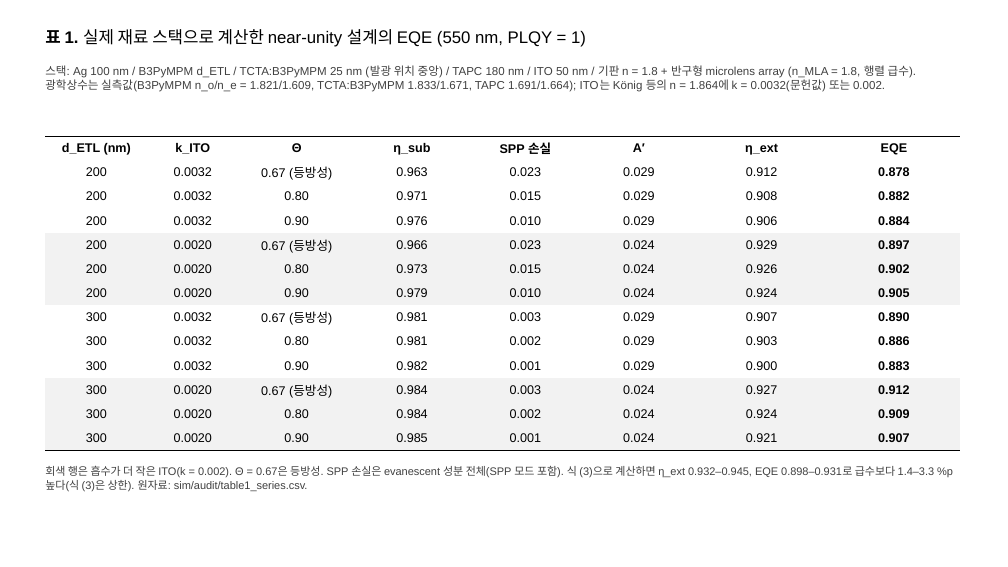
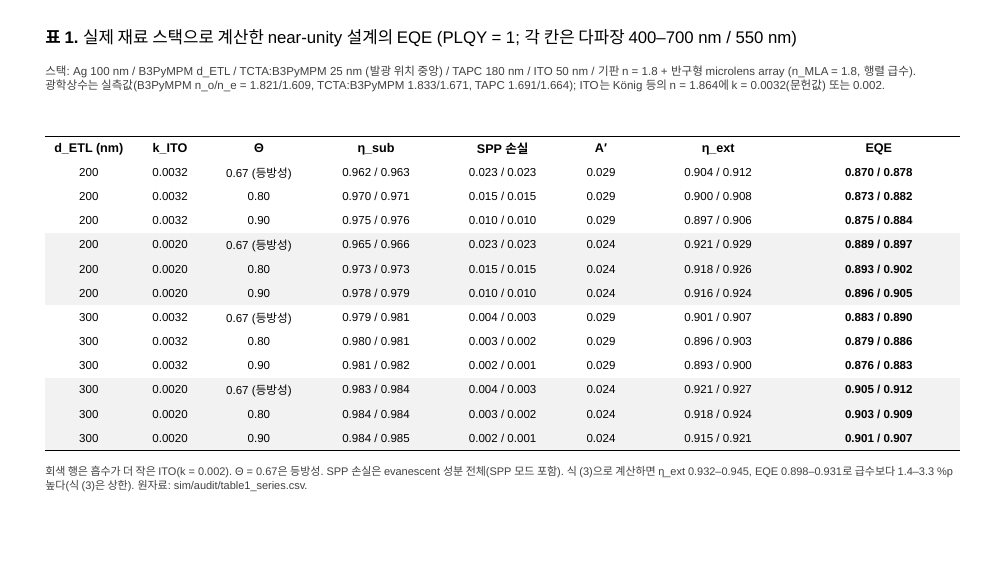
Before and after one commit to jjoono/OLED-, a slide deck: slide 1 of figures/table1/table1.pptx. Drawn at 1008x567 pixels with LibreOffice and Linux fonts; fonts in the diff are those of the drawing. Boxes give left, top, right and bottom in pixels: in the first picture for what was removed or moved away, otherwise in the second. Text is boxed around its words. In the diff, an @@ line names an element or a change of style, - is before the commit and + after.

```diff
--- a/figures/table1/table1.pptx
+++ b/figures/table1/table1.pptx
@@ text at [45, 29, 797, 47]: text changed @@
-표 1. 실제 재료 스택으로 계산한 near-unity 설계의 EQE (550 nm, PLQY = 1)
+표 1. 실제 재료 스택으로 계산한 near-unity 설계의 EQE (PLQY = 1; 각 칸은 다파장 400–700 nm / 550 nm)
@@ table at [45, 136, 960, 451] @@
-row 2: 200 | 0.0032 | 0.67 (등방성) | 0.963 | 0.023 | 0.029 | 0.912 | 0.878
+row 2: 200 | 0.0032 | 0.67 (등방성) | 0.962 / 0.963 | 0.023 / 0.023 | 0.029 | 0.904 / 0.912 | 0.870 / 0.878
-row 3: 200 | 0.0032 | 0.80 | 0.971 | 0.015 | 0.029 | 0.908 | 0.882
+row 3: 200 | 0.0032 | 0.80 | 0.970 / 0.971 | 0.015 / 0.015 | 0.029 | 0.900 / 0.908 | 0.873 / 0.882
-row 4: 200 | 0.0032 | 0.90 | 0.976 | 0.010 | 0.029 | 0.906 | 0.884
+row 4: 200 | 0.0032 | 0.90 | 0.975 / 0.976 | 0.010 / 0.010 | 0.029 | 0.897 / 0.906 | 0.875 / 0.884
-row 5: 200 | 0.0020 | 0.67 (등방성) | 0.966 | 0.023 | 0.024 | 0.929 | 0.897
+row 5: 200 | 0.0020 | 0.67 (등방성) | 0.965 / 0.966 | 0.023 / 0.023 | 0.024 | 0.921 / 0.929 | 0.889 / 0.897
-row 6: 200 | 0.0020 | 0.80 | 0.973 | 0.015 | 0.024 | 0.926 | 0.902
+row 6: 200 | 0.0020 | 0.80 | 0.973 / 0.973 | 0.015 / 0.015 | 0.024 | 0.918 / 0.926 | 0.893 / 0.902
-row 7: 200 | 0.0020 | 0.90 | 0.979 | 0.010 | 0.024 | 0.924 | 0.905
+row 7: 200 | 0.0020 | 0.90 | 0.978 / 0.979 | 0.010 / 0.010 | 0.024 | 0.916 / 0.924 | 0.896 / 0.905
-row 8: 300 | 0.0032 | 0.67 (등방성) | 0.981 | 0.003 | 0.029 | 0.907 | 0.890
+row 8: 300 | 0.0032 | 0.67 (등방성) | 0.979 / 0.981 | 0.004 / 0.003 | 0.029 | 0.901 / 0.907 | 0.883 / 0.890
-row 9: 300 | 0.0032 | 0.80 | 0.981 | 0.002 | 0.029 | 0.903 | 0.886
+row 9: 300 | 0.0032 | 0.80 | 0.980 / 0.981 | 0.003 / 0.002 | 0.029 | 0.896 / 0.903 | 0.879 / 0.886
-row 10: 300 | 0.0032 | 0.90 | 0.982 | 0.001 | 0.029 | 0.900 | 0.883
+row 10: 300 | 0.0032 | 0.90 | 0.981 / 0.982 | 0.002 / 0.001 | 0.029 | 0.893 / 0.900 | 0.876 / 0.883
-row 11: 300 | 0.0020 | 0.67 (등방성) | 0.984 | 0.003 | 0.024 | 0.927 | 0.912
+row 11: 300 | 0.0020 | 0.67 (등방성) | 0.983 / 0.984 | 0.004 / 0.003 | 0.024 | 0.921 / 0.927 | 0.905 / 0.912
-row 12: 300 | 0.0020 | 0.80 | 0.984 | 0.002 | 0.024 | 0.924 | 0.909
+row 12: 300 | 0.0020 | 0.80 | 0.984 / 0.984 | 0.003 / 0.002 | 0.024 | 0.918 / 0.924 | 0.903 / 0.909
-row 13: 300 | 0.0020 | 0.90 | 0.985 | 0.001 | 0.024 | 0.921 | 0.907
+row 13: 300 | 0.0020 | 0.90 | 0.984 / 0.985 | 0.002 / 0.001 | 0.024 | 0.915 / 0.921 | 0.901 / 0.907
@@ size 12 to 11 pt in "200", "0.0032", "0.67 (등방성)", "0.029" and 44 more places @@
```
Also in this commit, not shown: 21 other files.
